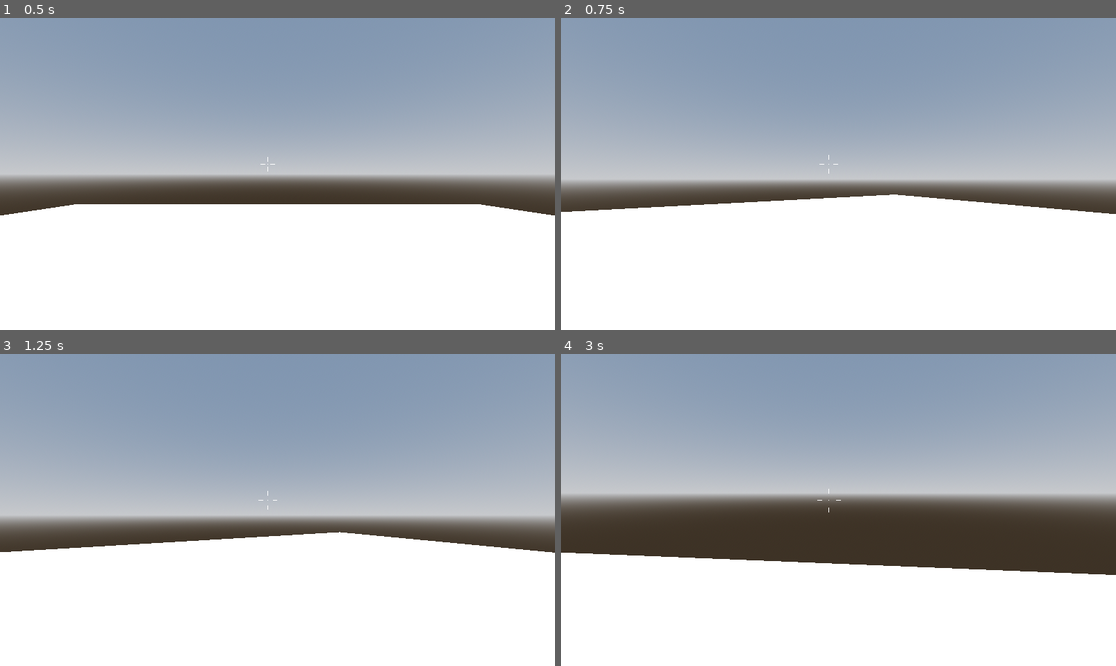
Above: before the commit, frames 1-4 (two rows, left to right).
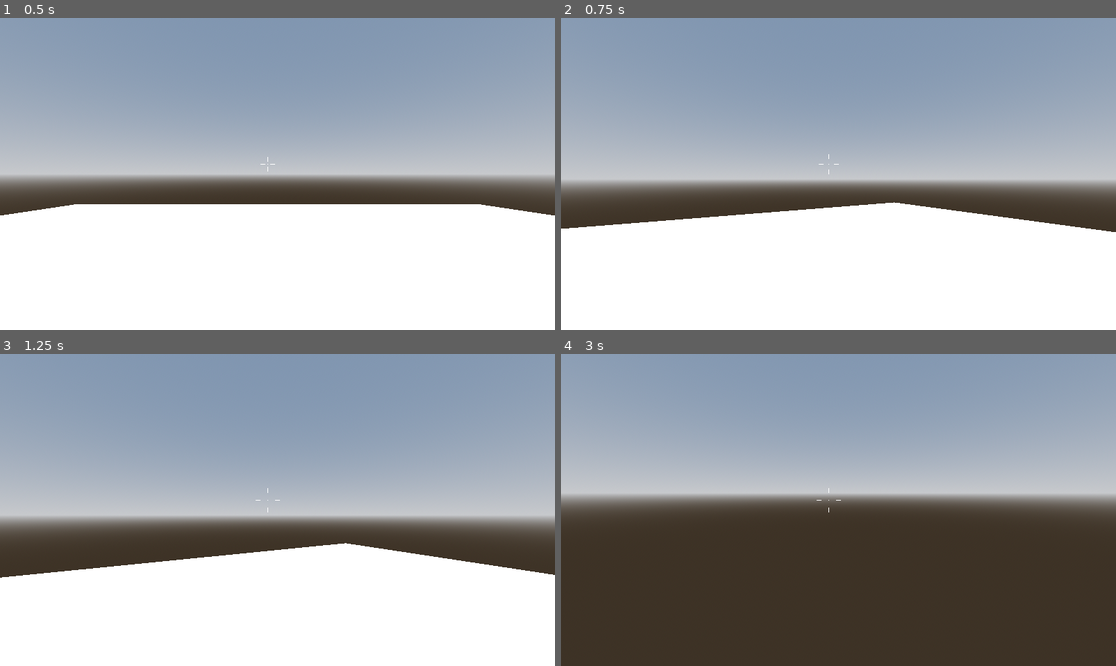
Above: after the commit, the same moments.

Repository: keyyzo/MVMJam
Game: Godot game, scene res://Scenes/world.tscn
The game is run twice, just before and just after one commit, with the same random seed, the same clock (stepped at 60 frames per second) and the same inputs. The project has no main scene, so this scene is started directly.
Inputs (mouse positions are in pixels of both pictures, inside the frame that each line leads up to):
- Up to frame 1 (0.5 s): no input
- Up to frame 2 (0.75 s): move the mouse to (866, 174) at 0.52 s; hold W (move_forward) from 0.53 s (still down); hold C (crouch) from 0.53 s (still down)
- Up to frame 3 (1.25 s): keep holding W (move_forward); keep holding C (crouch); tap Space (jump) at 0.77 s
- Up to frame 4 (3 s): keep holding W (move_forward); move the mouse to (810, 510) at 1.27 s; release C (crouch) at 1.28 s; tap Ctrl (dash, bound only after the commit) at 1.35 s; tap Space (jump) at 1.52 s; move the mouse to (849, 503) at 2.02 s; tap Shift (dash, bound only before the commit) at 2.1 s; move the mouse to (832, 516) at 2.77 s; tap C (crouch) at 2.85 s

Frame 1 is identical in both runs. In frame 2, 4.0% of the frame differs, in the area x 0-100%, y 43-69%; in frame 3, 5.6%; in frame 4, 33%, in the area x 0-100%, y 42-100%.

Commit message:
added and updated player states such as walking, idle and sprinting

Diff:
--- a/Scenes/fps_controller.tscn
+++ b/Scenes/fps_controller.tscn
@@ -1,9 +1,13 @@
-[gd_scene load_steps=11 format=3 uid="uid://wqsdaw1odyg2"]
+[gd_scene load_steps=17 format=3 uid="uid://wqsdaw1odyg2"]
 
 [ext_resource type="Script" path="res://Scripts/fps_controller.gd" id="1_m0s3d"]
 [ext_resource type="Script" path="res://Scripts/Reticle.gd" id="2_4mtk6"]
 [ext_resource type="Theme" uid="uid://bbfvrcnpqxkf6" path="res://UI/Themes/debug.tres" id="3_mk03r"]
 [ext_resource type="Script" path="res://Scripts/debug.gd" id="4_b7sim"]
+[ext_resource type="Script" path="res://Scripts/state_machine.gd" id="5_4kq4c"]
+[ext_resource type="Script" path="res://Scripts/IdlePlayerState.gd" id="6_mgs23"]
+[ext_resource type="Script" path="res://Scripts/WalkingPlayerState.gd" id="7_4v6cd"]
+[ext_resource type="Script" path="res://Scripts/SprintingPlayerState.gd" id="8_0e65j"]
 
 [sub_resource type="CapsuleShape3D" id="CapsuleShape3D_gflmr"]
 
@@ -86,11 +90,155 @@
 "update": 0,
 "values": [Vector3(0, 1.5, 0)]
 }
+tracks/3/type = "bezier"
+tracks/3/imported = false
+tracks/3/enabled = true
+tracks/3/path = NodePath("CameraController:position:x")
+tracks/3/interp = 1
+tracks/3/loop_wrap = true
+tracks/3/keys = {
+"handle_modes": PackedInt32Array(0),
+"points": PackedFloat32Array(0, -0.25, 0, 0.25, 0),
+"times": PackedFloat32Array(0)
+}
+tracks/4/type = "bezier"
+tracks/4/imported = false
+tracks/4/enabled = true
+tracks/4/path = NodePath("CameraController:position:y")
+tracks/4/interp = 1
+tracks/4/loop_wrap = true
+tracks/4/keys = {
+"handle_modes": PackedInt32Array(0),
+"points": PackedFloat32Array(1.5, -0.25, 0, 0.25, 0),
+"times": PackedFloat32Array(0)
+}
+tracks/5/type = "bezier"
+tracks/5/imported = false
+tracks/5/enabled = true
+tracks/5/path = NodePath("CameraController:position:z")
+tracks/5/interp = 1
+tracks/5/loop_wrap = true
+tracks/5/keys = {
+"handle_modes": PackedInt32Array(0),
+"points": PackedFloat32Array(0, -0.25, 0, 0.25, 0),
+"times": PackedFloat32Array(0)
+}
+tracks/6/type = "bezier"
+tracks/6/imported = false
+tracks/6/enabled = true
+tracks/6/path = NodePath("CameraController/Camera3D:position:x")
+tracks/6/interp = 1
+tracks/6/loop_wrap = true
+tracks/6/keys = {
+"handle_modes": PackedInt32Array(0),
+"points": PackedFloat32Array(0, -0.25, 0, 0.25, 0),
+"times": PackedFloat32Array(0)
+}
+tracks/7/type = "bezier"
+tracks/7/imported = false
+tracks/7/enabled = true
+tracks/7/path = NodePath("CameraController/Camera3D:position:y")
+tracks/7/interp = 1
+tracks/7/loop_wrap = true
+tracks/7/keys = {
+"handle_modes": PackedInt32Array(0),
+"points": PackedFloat32Array(0, -0.25, 0, 0.25, 0),
+"times": PackedFloat32Array(0)
+}
+tracks/8/type = "bezier"
+tracks/8/imported = false
+tracks/8/enabled = true
+tracks/8/path = NodePath("CameraController/Camera3D:position:z")
+tracks/8/interp = 1
+tracks/8/loop_wrap = true
+tracks/8/keys = {
+"handle_modes": PackedInt32Array(0),
+"points": PackedFloat32Array(0, -0.25, 0, 0.25, 0),
+"times": PackedFloat32Array(0)
+}
+
+[sub_resource type="Animation" id="Animation_8jsyr"]
+resource_name = "Walking"
+length = 2.0
+loop_mode = 1
+tracks/0/type = "bezier"
+tracks/0/imported = false
+tracks/0/enabled = true
+tracks/0/path = NodePath("CameraController:position:x")
+tracks/0/interp = 1
+tracks/0/loop_wrap = true
+tracks/0/keys = {
+"handle_modes": PackedInt32Array(0, 0, 0, 0, 0),
+"points": PackedFloat32Array(0.0149094, -0.25, 0, 0.25, 0, 0, -0.25, 0, 0.25, 0, -0.0151284, -0.25, 0, 0.25, 0, 0, -0.25, 0, 0.25, 0, 0.015006, -0.25, 0, 0.25, 0),
+"times": PackedFloat32Array(0, 0.5, 1, 1.5, 2)
+}
+tracks/1/type = "bezier"
+tracks/1/imported = false
+tracks/1/enabled = true
+tracks/1/path = NodePath("CameraController:position:y")
+tracks/1/interp = 1
+tracks/1/loop_wrap = true
+tracks/1/keys = {
+"handle_modes": PackedInt32Array(0, 0, 0, 0, 0),
+"points": PackedFloat32Array(1.5, -0.25, 0, 0.2, 0.00865984, 1.54779, -0.25, 0, 0.25, 0, 1.5, -0.3, 0.00810862, 0.3, 0.00673079, 1.54751, -0.25, 0, 0.25, 0, 1.5, -0.3, 0.00700641, 0.25, 0),
+"times": PackedFloat32Array(0, 0.5, 1, 1.5, 2)
+}
+tracks/2/type = "bezier"
+tracks/2/imported = false
+tracks/2/enabled = true
+tracks/2/path = NodePath("CameraController:position:z")
+tracks/2/interp = 1
+tracks/2/loop_wrap = true
+tracks/2/keys = {
+"handle_modes": PackedInt32Array(0, 0, 0, 0, 0),
+"points": PackedFloat32Array(0.000325158, -0.25, 0, 0.25, 0, 0, -0.25, 0, 0.25, 0, 0, -0.25, 0, 0.25, 0, 0, -0.25, 0, 0.25, 0, 0, -0.25, 0, 0.25, 0),
+"times": PackedFloat32Array(0, 0.5, 1, 1.5, 2)
+}
+
+[sub_resource type="Animation" id="Animation_vt661"]
+resource_name = "Sprinting"
+length = 1.2
+loop_mode = 1
+tracks/0/type = "bezier"
+tracks/0/imported = false
+tracks/0/enabled = true
+tracks/0/path = NodePath("CameraController/Camera3D:position:x")
+tracks/0/interp = 1
+tracks/0/loop_wrap = true
+tracks/0/keys = {
+"handle_modes": PackedInt32Array(0, 0, 0, 0, 0, 0),
+"points": PackedFloat32Array(0, -0.25, 0, 0.25, 0, 0.065, -0.1, -0.0146431, 0.4, 0.032613, 0.075, 0, -0.0380888, 0.2, -0.0965683, -0.065, -0.1, 0.0670598, 0.1, -0.0345409, -0.075, 0, 0.000268579, 0.1, 0.03512, 0, -0.1, -0.0138892, 0.25, 0),
+"times": PackedFloat32Array(0, 0.3, 0.5, 0.8, 1, 1.2)
+}
+tracks/1/type = "bezier"
+tracks/1/imported = false
+tracks/1/enabled = true
+tracks/1/path = NodePath("CameraController/Camera3D:position:y")
+tracks/1/interp = 1
+tracks/1/loop_wrap = true
+tracks/1/keys = {
+"handle_modes": PackedInt32Array(0, 0, 0, 0, 0, 0),
+"points": PackedFloat32Array(0, -0.25, 0, 0.2, 0.0481345, 0.066, -0.2, -0.0308609, 0.1, -0.00132584, -0.036, -0.1, 0.00143629, 0.2, 0.0120689, 0.066, -0.1, 0.00989749, 0.1, -0.00546075, -0.036, -0.2, 0.0351063, 0.1, 0.00379909, 0, -0.1, -0.00207512, 0.2, -0.000303017),
+"times": PackedFloat32Array(0, 0.3, 0.5, 0.8, 1, 1.2)
+}
+tracks/2/type = "bezier"
+tracks/2/imported = false
+tracks/2/enabled = true
+tracks/2/path = NodePath("CameraController/Camera3D:position:z")
+tracks/2/interp = 1
+tracks/2/loop_wrap = true
+tracks/2/keys = {
+"handle_modes": PackedInt32Array(0, 0, 0, 0, 0, 0),
+"points": PackedFloat32Array(0, -0.25, 0, 0.25, 0, 0, -0.25, 0, 0.25, 0, 0, -0.25, 0, 0.25, 0, 0, -0.25, 0, 0.25, 0, 0, -0.25, 0, 0.25, 0, 0, -0.25, 0, 0.25, 0),
+"times": PackedFloat32Array(0, 0.3, 0.5, 0.8, 1, 1.2)
+}
 
 [sub_resource type="AnimationLibrary" id="AnimationLibrary_e1d42"]
 _data = {
 "Crouch": SubResource("Animation_go61r"),
-"RESET": SubResource("Animation_3nlh8")
+"RESET": SubResource("Animation_3nlh8"),
+"Sprinting": SubResource("Animation_vt661"),
+"Walking": SubResource("Animation_8jsyr")
 }
 
 [sub_resource type="SphereShape3D" id="SphereShape3D_br15n"]
@@ -182,4 +330,20 @@
 unique_name_in_owner = true
 layout_mode = 2
 
+[node name="PlayerStateMachine" type="Node" parent="." node_paths=PackedStringArray("CURRENT_STATE")]
+script = ExtResource("5_4kq4c")
+CURRENT_STATE = NodePath("IdlePlayerState")
+
+[node name="IdlePlayerState" type="Node" parent="PlayerStateMachine" node_paths=PackedStringArray("ANIMATION")]
+script = ExtResource("6_mgs23")
+ANIMATION = NodePath("../../AnimationPlayer")
+
+[node name="WalkingPlayerState" type="Node" parent="PlayerStateMachine" node_paths=PackedStringArray("ANIMATION")]
+script = ExtResource("7_4v6cd")
+ANIMATION = NodePath("../../AnimationPlayer")
+
+[node name="SprintingPlayerState" type="Node" parent="PlayerStateMachine" node_paths=PackedStringArray("ANIMATION")]
+script = ExtResource("8_0e65j")
+ANIMATION = NodePath("../../AnimationPlayer")
+
 [connection signal="animation_started" from="AnimationPlayer" to="." method="_on_animation_player_animation_started"]
--- a/Scripts/IdlePlayerState.gd
+++ b/Scripts/IdlePlayerState.gd
@@ -2,8 +2,11 @@
 
 extends State
 
-#@export var player
-#
-#func update(delta):
-	#if Global.player.velocity.length() > 0.0:
-		#transition.emit("WalkingPlayerState")
+@export var ANIMATION : AnimationPlayer
+
+func enter() -> void:
+	ANIMATION.pause()
+
+func update(delta):
+	if Global.player.velocity.length() > 0.0 and Global.player.is_on_floor():
+		transition.emit("WalkingPlayerState")
--- /dev/null
+++ b/Scripts/SprintingPlayerState.gd
@@ -0,0 +1,25 @@
+class_name SprintingPlayerState
+
+extends State
+
+@export var ANIMATION : AnimationPlayer
+@export var TOP_ANIM_SPEED : float = 1.6
+
+# Called when the node enters the scene tree for the first time.
+func enter() -> void:
+	ANIMATION.play("Sprinting",0.5,1.0)
+	Global.player.speed = Global.player.SPEED_WHILE_SPRINT
+
+
+# Called every frame. 'delta' is the elapsed time since the previous frame.
+func update(delta):
+	set_animation_speed(Global.player.velocity.length())
+
+
+func set_animation_speed(anim_speed):
+	var alpha = remap(anim_speed, 0.0, Global.player.SPEED_WHILE_SPRINT,0.0,1.0)
+	ANIMATION.speed_scale = lerp(0.0,TOP_ANIM_SPEED, alpha)
+
+func _input(event: InputEvent) -> void:
+	if event.is_action_released("sprint"):
+		transition.emit("WalkingPlayerState")
--- /dev/null
+++ b/Scripts/WalkingPlayerState.gd
@@ -0,0 +1,23 @@
+class_name WalkingPlayerState
+
+extends State
+
+@export var ANIMATION : AnimationPlayer
+@export var TOP_ANIM_SPEED : float = 2.2
+
+func enter() -> void:
+	ANIMATION.play("Walking", -1, 1.0)
+	Global.player.speed = Global.player.SPEED_DEFAULT
+
+func update(delta):
+	set_animation_speed(Global.player.velocity.length())
+	if Global.player.velocity.length() == 0.0:
+		transition.emit("IdlePlayerState")
+
+func set_animation_speed(anim_speed):
+	var alpha = remap(anim_speed, 0.0, Global.player.SPEED_DEFAULT,0.0,1.0)
+	ANIMATION.speed_scale = lerp(0.0,TOP_ANIM_SPEED, alpha)
+
+func _input(event: InputEvent) -> void:
+	if event.is_action_pressed("sprint") and Global.player.is_on_floor():
+		transition.emit("SprintingPlayerState")
--- a/Scripts/fps_controller.gd
+++ b/Scripts/fps_controller.gd
@@ -4,7 +4,10 @@
 
 @export var SPEED_DEFAULT : float = 5.0
 @export var SPEED_WHILE_CROUCH : float = 2.5
+@export var SPEED_WHILE_SPRINT : float = 7.0
 @export var JUMP_VELOCITY : float = 4.5
+@export var ACCELERATION : float = 0.1
+@export var DECELERATION : float = 0.25
 
 @export var ANIMATION_PLAYER : AnimationPlayer
 
@@ -76,6 +79,8 @@
 
 func _ready() -> void:
 
+	Global.player = self
+
 	# Mouse input
 	Input.mouse_mode = Input.MOUSE_MODE_CAPTURED
 
@@ -105,11 +110,15 @@
 	var input_dir := Input.get_vector("move_left", "move_right", "move_forward", "move_backward")
 	var direction := (transform.basis * Vector3(input_dir.x, 0, input_dir.y)).normalized()
 	if direction:
-		velocity.x = direction.x * speed
-		velocity.z = direction.z * speed
+
+		velocity.x = lerp(velocity.x, direction.x * speed, ACCELERATION)
+		velocity.z = lerp(velocity.z, direction.z * speed, ACCELERATION)
+
 	else:
-		velocity.x = move_toward(velocity.x, 0, speed)
-		velocity.z = move_toward(velocity.z, 0, speed)
+		var vel = Vector2(velocity.x,velocity.z)
+		var temp = move_toward(Vector2(velocity.x, velocity.z).length(), 0, DECELERATION)
+		velocity.x = vel.normalized().x * temp
+		velocity.z = vel.normalized().y * temp
 
 	move_and_slide()
 
--- a/Scripts/global.gd
+++ b/Scripts/global.gd
@@ -1,3 +1,5 @@
 extends Node
 
 var debug # References to DebugPanel for debug property assignment
+
+var player # References to PlayerController
--- a/Scripts/state_machine.gd
+++ b/Scripts/state_machine.gd
@@ -18,6 +18,8 @@
 func _process(delta: float) -> void:
 	CURRENT_STATE.update(delta)
 
+	Global.debug.add_property("Current State",CURRENT_STATE.name,1)
+
 func _physics_process(delta: float) -> void:
 	CURRENT_STATE.physics_update(delta)
 
--- a/project.godot
+++ b/project.godot
@@ -47,7 +47,7 @@
 }
 dash={
 "deadzone": 0.5,
-"events": [Object(InputEventKey,"resource_local_to_scene":fa …(146 unchanged characters)… se,"keycode":0,"physical_keycode":4194325,"key_label":0,"unicode":0,"echo":false,"script":null)
+"events": [Object(InputEventKey,"resource_local_to_scene":fa …(146 unchanged characters)… se,"keycode":0,"physical_keycode":4194326,"key_label":0,"unicode":0,"echo":false,"script":null)
 ]
 }
 attack={
@@ -75,6 +75,11 @@
 "events": [Object(InputEventKey,"resource_local_to_scene":false,"resource_name":"","device":-1,"window_id":0,"alt_pressed":false,"shift_pressed":false,"ctrl_pressed":false,"meta_pressed":false,"pressed":false,"keycode":0,"physical_keycode":96,"key_label":0,"unicode":96,"echo":false,"script":null)
 ]
 }
+sprint={
+"deadzone": 0.5,
+"events": [Object(InputEventKey,"resource_local_to_scene":false,"resource_name":"","device":-1,"window_id":0,"alt_pressed":false,"shift_pressed":false,"ctrl_pressed":false,"meta_pressed":false,"pressed":false,"keycode":0,"physical_keycode":4194325,"key_label":0,"unicode":0,"echo":false,"script":null)
+]
+}
 
 [layer_names]
 
